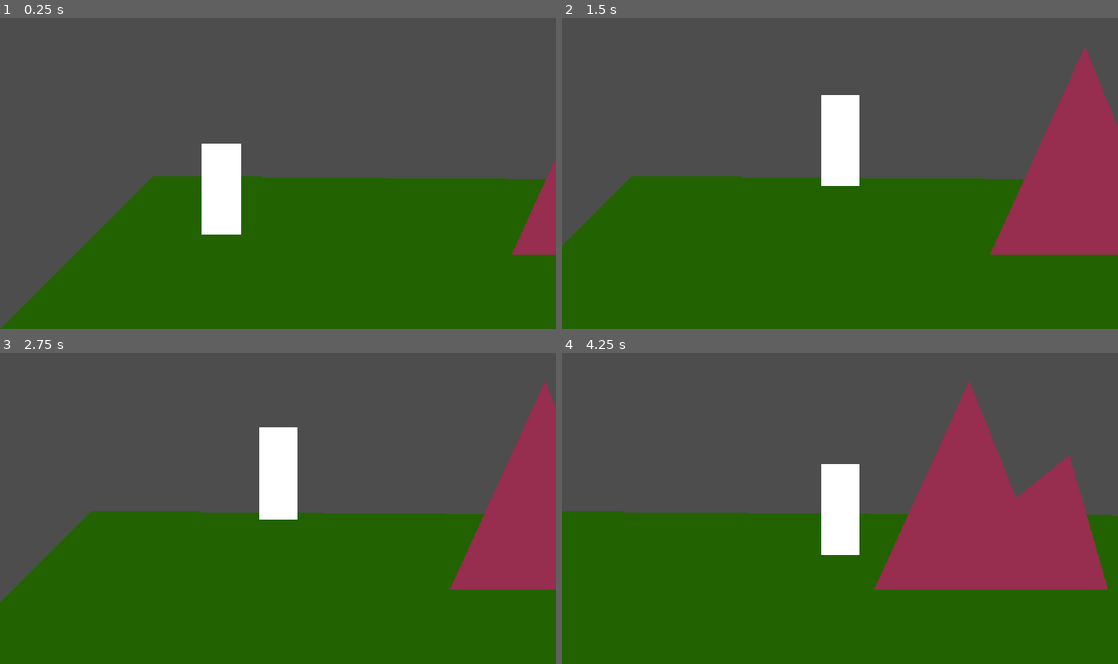
Above: before the commit, frames 1-4 (two rows, left to right).
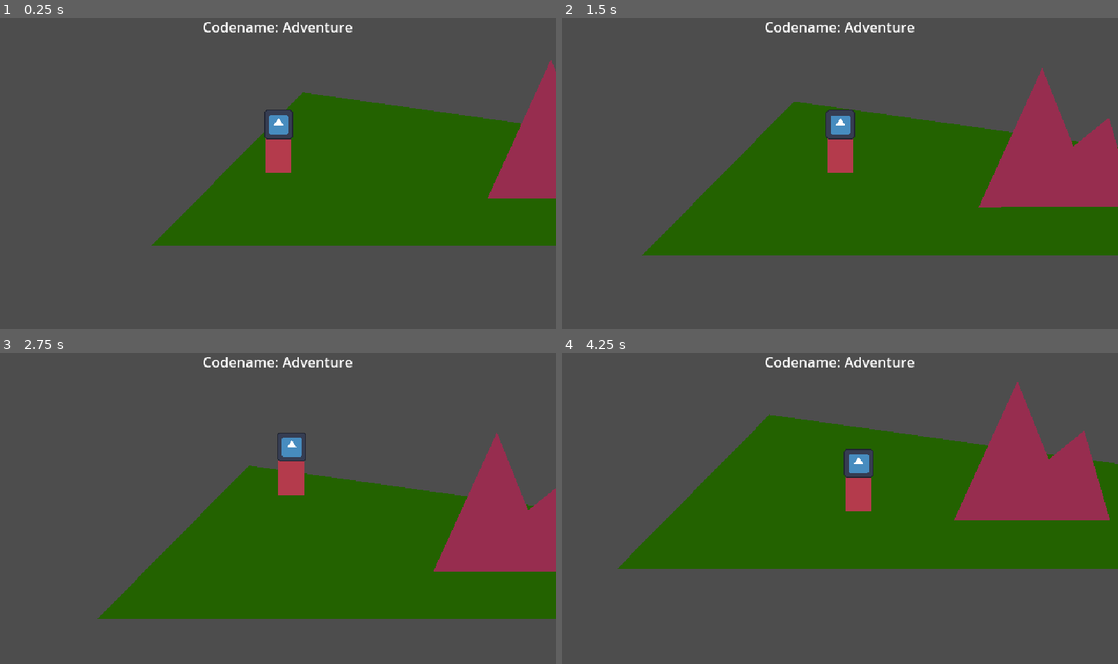
Above: after the commit, the same moments.

Repository: loyalj/gdAdventureGame
Game: Godot game, scene res://scenes/game.tscn
Two runs of this game, one before a commit and one after it. Both use one fixed random seed, a clock stepped at 60 frames per second and the inputs below. The engine's default icon, where the game draws it, is replaced by a stand-in: a white triangle on a blue panel in a dark square.
Inputs (mouse positions are in pixels of both pictures, inside the frame that each line leads up to):
- Up to frame 1 (0.25 s): no input
- Up to frame 2 (1.5 s): tap Enter at 0.5 s; move the mouse to (962, 157) at 0.52 s; press the mouse at (962, 157) at 0.53 s; move the mouse to (728, 189) at 1.27 s; release the mouse at (728, 189) at 1.28 s; click (728, 189) at 1.35 s
- Up to frame 3 (2.75 s): move the mouse to (333, 440) at 2.02 s; press the mouse at (333, 440) at 2.03 s
- Up to frame 4 (4.25 s): move the mouse to (812, 570) at 2.77 s; release the mouse at (812, 570) at 2.78 s; click (812, 570) at 2.85 s; move the mouse to (1006, 555) at 3.52 s; press the mouse at (1006, 555) at 3.53 s

The runs differ from the first frame. In frame 1, 44% of the frame differs, in the area x 0-100%, y 1-100%; in frame 2, 45%; in frame 3, 33%; in frame 4, 58%.

Commit message:
- Added level switching and portals to trigger switches - Added cross fade transition when swithcing levels - Re-organized the scene structures - Added signals between levels and the game

Diff:
--- /dev/null
+++ b/levels/level_1.gd
@@ -0,0 +1,9 @@
+extends Level
+
+
+func _ready():
+	$Level2Portal.connect("portal_entered", _on_portal_entered)
+
+
+func _on_portal_entered(targetLevelPath):
+	change_level.emit(targetLevelPath)
--- /dev/null
+++ b/levels/level_1.tscn
@@ -0,0 +1,45 @@
+[gd_scene load_steps=5 format=3 uid="uid://lmriysrn1vcr"]
+
+[ext_resource type="PackedScene" uid="uid://ddxf1sqq7l3xe" path="res://scenes/player.tscn" id="1_asugf"]
+[ext_resource type="Script" path="res://levels/level_1.gd" id="1_twrqo"]
+[ext_resource type="PackedScene" uid="uid://cnpcu7wpot5oi" path="res://scenes/level_portal.tscn" id="3_2gae2"]
+
+[sub_resource type="NavigationPolygon" id="NavigationPolygon_8uvju"]
+vertices = PackedVector2Array(3163, 883, 3232, 1022, 1841, 1015, 1464, 959, 1688, 914, 1836, 1028, 1884, 1066, 24, 1066, 945, 959, 1549, 806, 1441, 894, 443, 640, 974, 898)
+polygons = Array[PackedInt32Array]([PackedInt32Array(0, 1, 2, 3, 4), PackedInt32Array(3, 5, 6, 7, 8), PackedInt32Array(9, 4, 3, 10), PackedInt32Array(11, 9, 10, 12), PackedInt32Array(3, 2, 5), PackedInt32Array(8, 7, 11, 12)])
+outlines = Array[PackedVector2Array]([PackedVector2Array(1913, 1076, 1, 1077, 440, 630, 1554, 797), PackedVector2Array(1646, 905, 3169, 873, 3248, 1033, 1706, 1025), PackedVector2Array(980, 908, 961, 949, 1450, 949, 1434, 904)])
+source_geometry_group_name = &"navigation_polygon_source_group"
+
+[node name="Level 1" type="Node2D"]
+y_sort_enabled = true
+script = ExtResource("1_twrqo")
+levelName = "Level 1"
+
+[node name="Grass Art" type="Polygon2D" parent="."]
+position = Vector2(1, 3)
+color = Color(0.141176, 0.388235, 0, 1)
+polygon = PackedVector2Array(0, 1080, 1920, 1080, 1556, 795, 437, 637)
+
+[node name="Rocks Art" type="Polygon2D" parent="."]
+position = Vector2(1156, 945)
+color = Color(0.592157, 0.180392, 0.309804, 1)
+polygon = PackedVector2Array(-187, 0, 262, -1, 188, -259, 86, -176, -4, -401)
+
+[node name="Dirt Path Art" type="Polygon2D" parent="."]
+position = Vector2(-45, 71.9999)
+scale = Vector2(0.985775, 0.931174)
+color = Color(0.384314, 0.235294, 0.0745098, 1)
+polygon = PackedVector2Array(3325.3, 1024.51, 3252.26, 860.205, 1685.82, 906.391, 1818.71, 1011.63)
+
+[node name="NavigationRegion2D" type="NavigationRegion2D" parent="."]
+position = Vector2(-13, 5)
+navigation_polygon = SubResource("NavigationPolygon_8uvju")
+
+[node name="Player" parent="." instance=ExtResource("1_asugf")]
+position = Vector2(367, 872)
+
+[node name="Level2Portal" parent="." instance=ExtResource("3_2gae2")]
+position = Vector2(2996, 887)
+targetLevelPath = "res://levels/level_2.tscn"
+
+[editable path="Level2Portal"]
--- /dev/null
+++ b/levels/level_2.gd
@@ -0,0 +1,9 @@
+extends Level
+
+
+func _ready():
+	$Level1Portal.connect("portal_entered", _on_portal_entered)
+
+
+func _on_portal_entered(targetLevelPath):
+	change_level.emit(targetLevelPath)
--- /dev/null
+++ b/levels/level_2.tscn
@@ -0,0 +1,32 @@
+[gd_scene load_steps=5 format=3 uid="uid://du5ljiodbu3sv"]
+
+[ext_resource type="PackedScene" uid="uid://ddxf1sqq7l3xe" path="res://scenes/player.tscn" id="1_anur1"]
+[ext_resource type="Script" path="res://levels/level_2.gd" id="1_e3q5i"]
+[ext_resource type="PackedScene" uid="uid://cnpcu7wpot5oi" path="res://scenes/level_portal.tscn" id="3_tetbm"]
+
+[sub_resource type="NavigationPolygon" id="NavigationPolygon_4hi4b"]
+vertices = PackedVector2Array(3411, 1615, 976, 1833, 834, 1085, 2794, 1046)
+polygons = Array[PackedInt32Array]([PackedInt32Array(0, 1, 2, 3)])
+outlines = Array[PackedVector2Array]([PackedVector2Array(822, 1076, 2798, 1036, 3435, 1624, 968, 1844)])
+source_geometry_group_name = &"navigation_polygon_source_group"
+
+[node name="Level 2" type="Node2D"]
+y_sort_enabled = true
+script = ExtResource("1_e3q5i")
+levelName = "Level 2"
+
+[node name="Polygon2D" type="Polygon2D" parent="."]
+position = Vector2(-1098, -1226)
+color = Color(0.619608, 0.427451, 0.439216, 1)
+polygon = PackedVector2Array(818, 1074, 2793, 1033, 3451, 1628, 982, 1844)
+
+[node name="NavigationRegion2D" type="NavigationRegion2D" parent="."]
+position = Vector2(-1098, -1226)
+navigation_polygon = SubResource("NavigationPolygon_4hi4b")
+
+[node name="Level1Portal" parent="." instance=ExtResource("3_tetbm")]
+position = Vector2(-158, 160)
+targetLevelPath = "res://levels/level_1.tscn"
+
+[node name="Player" parent="." instance=ExtResource("1_anur1")]
+position = Vector2(68, 177)
--- /dev/null
+++ b/modules/scene_manager.gd
@@ -0,0 +1,115 @@
+extends Node
+
+signal start_scene_transition(transitionName)
+signal scene_switched(newScene)
+signal finish_scene_transition()
+
+var currentScene = null
+var nextScenePath = null
+var transitionMask = null
+var rootNode = null
+
+
+func _ready():
+	set_root_node(get_tree().root)
+
+
+
+func set_root_node(node):
+	rootNode = node
+	currentScene = rootNode.get_child(rootNode.get_child_count() - 1)
+
+
+# Switch the scene at the next best time, with no transition
+func switch_scene(newScenePath):
+	call_deferred("_deferred_switch_scene", newScenePath)
+
+
+# Switch the scene at the next best time, with no transition
+func _deferred_switch_scene(newScenePath):
+	# Free Up the running scene
+	currentScene.free()
+
+	# Load the scene we want to switch to
+	var newScene = load(newScenePath)
+	currentScene = newScene.instantiate()
+
+	# Add the new scene to the root
+	rootNode.add_child(currentScene)
+	rootNode.move_child(currentScene, rootNode.get_child_count() - 1)
+	scene_switched.emit(currentScene)
+
+
+# Switch the scene at the next best time, with a transition
+func transition_scene(newScenePath, transitionName):
+	call_deferred("_deferred_transition_scene", newScenePath, transitionName)
+
+
+# Switch the scene at the next best time, with a transition
+func _deferred_transition_scene(newScenePath, transitionName):
+	# Store the scene we want to transition to so we can use it again when the animation is complete
+	nextScenePath = newScenePath
+
+	# Setup everything for the selected transition
+	var transitionSceneToLoad = ""
+	var entryAnimationToPlay = ""
+
+	match transitionName:
+		"fade_in_out":
+			transitionSceneToLoad = "res://modules/scene_transitions/fade_mask.tscn"
+			entryAnimationToPlay = "fade_in"
+
+		"swipe_in_out_right":
+			transitionSceneToLoad = "res://modules/scene_transitions/swipe_mask.tscn"
+			entryAnimationToPlay = "swipe_in_right"
+
+		"shrink_out":
+			transitionSceneToLoad = "res://modules/scene_transitions/shrink_mask.tscn"
+			entryAnimationToPlay = "shrink_none"
+
+		_:
+			transitionName = "fade_in_out"
+			transitionSceneToLoad = "res://modules/scene_transitions/fade_mask.tscn"
+			entryAnimationToPlay = "fade_in"
+
+	#Load and play the selected Transition
+	transitionMask = load(transitionSceneToLoad)
+	transitionMask = transitionMask.instantiate()
+	get_tree().root.add_child(transitionMask)
+
+	# Pause the game while transitions are occuring
+	get_tree().paused = true
+
+	# Setup the animation complete signal catcher, then play the transition animation
+	transitionMask.animationPlayer.animation_finished.connect(_on_animation_finished)
+	transitionMask.animationPlayer.play(entryAnimationToPlay)
+
+	start_scene_transition.emit(transitionName)
+
+
+# Listen for the animation events of scene transitions and complete then scene swap
+func _on_animation_finished(animationName):
+
+	var entryAnimation = false
+	var exitAnimation = ""
+
+	match animationName:
+		"fade_in":
+			entryAnimation = true
+			exitAnimation = "fade_out"
+		"swipe_in_right":
+			entryAnimation = true
+			exitAnimation = "swipe_out_right"
+		"shrink_none":
+			entryAnimation = true
+			exitAnimation = "shrink_out"
+
+	#If it's an entry animation then trigger the scene switch and play the animation
+	#If it's an exit animation then just clean up the mask and unpause the game
+	if(entryAnimation):
+		switch_scene(nextScenePath)
+		transitionMask.animationPlayer.play(exitAnimation)
+	else:
+		transitionMask.queue_free()
+		get_tree().paused = false
+		finish_scene_transition.emit()
--- /dev/null
+++ b/modules/scene_transitions/fade_mask.gd
@@ -0,0 +1,4 @@
+extends CanvasLayer
+
+# Expose the animation player so the scene manager can use it
+@export var animationPlayer: AnimationPlayer
--- /dev/null
+++ b/modules/scene_transitions/fade_mask.tscn
@@ -0,0 +1,85 @@
+[gd_scene load_steps=6 format=3 uid="uid://dnjx3766eteho"]
+
+[ext_resource type="Script" path="res://modules/scene_transitions/fade_mask.gd" id="1_5ufxy"]
+
+[sub_resource type="Animation" id="Animation_ojxnn"]
+length = 0.001
+tracks/0/type = "value"
+tracks/0/imported = false
+tracks/0/enabled = true
+tracks/0/path = NodePath("Control/ColorRect:self_modulate")
+tracks/0/interp = 1
+tracks/0/loop_wrap = true
+tracks/0/keys = {
+"times": PackedFloat32Array(0),
+"transitions": PackedFloat32Array(1),
+"update": 0,
+"values": [Color(1, 1, 1, 0)]
+}
+
+[sub_resource type="Animation" id="Animation_lym4x"]
+resource_name = "fade_in"
+tracks/0/type = "value"
+tracks/0/imported = false
+tracks/0/enabled = true
+tracks/0/path = NodePath("Control/ColorRect:self_modulate")
+tracks/0/interp = 1
+tracks/0/loop_wrap = true
+tracks/0/keys = {
+"times": PackedFloat32Array(0, 1),
+"transitions": PackedFloat32Array(1.62451, 1.6245),
+"update": 0,
+"values": [Color(1, 1, 1, 0), Color(0, 0, 0, 1)]
+}
+
+[sub_resource type="Animation" id="Animation_syymo"]
+resource_name = "fade_out"
+tracks/0/type = "value"
+tracks/0/imported = false
+tracks/0/enabled = true
+tracks/0/path = NodePath("Control/ColorRect:self_modulate")
+tracks/0/interp = 1
+tracks/0/loop_wrap = true
+tracks/0/keys = {
+"times": PackedFloat32Array(0, 1),
+"transitions": PackedFloat32Array(0.68302, 0.659754),
+"update": 0,
+"values": [Color(0, 0, 0, 1), Color(1, 1, 1, 0)]
+}
+
+[sub_resource type="AnimationLibrary" id="AnimationLibrary_rh3yw"]
+_data = {
+"RESET": SubResource("Animation_ojxnn"),
+"fade_in": SubResource("Animation_lym4x"),
+"fade_out": SubResource("Animation_syymo")
+}
+
+[node name="FadeMask" type="CanvasLayer" node_paths=PackedStringArray("animationPlayer")]
+process_mode = 3
+script = ExtResource("1_5ufxy")
+animationPlayer = NodePath("Control/AnimationPlayer")
+
+[node name="Control" type="Control" parent="."]
+layout_mode = 3
+anchors_preset = 15
+anchor_right = 1.0
+anchor_bottom = 1.0
+grow_horizontal = 2
+grow_vertical = 2
+
+[node name="AnimationPlayer" type="AnimationPlayer" parent="Control"]
+root_node = NodePath("../..")
+libraries = {
+"": SubResource("AnimationLibrary_rh3yw")
+}
+
+[node name="ColorRect" type="ColorRect" parent="Control"]
+self_modulate = Color(1, 1, 1, 0)
+layout_mode = 1
+anchors_preset = 15
+anchor_right = 1.0
+anchor_bottom = 1.0
+grow_horizontal = 2
+grow_vertical = 2
+mouse_filter = 2
+color = Color(0, 0, 0, 1)
--- /dev/null
+++ b/modules/scene_transitions/shrink_mask.gd
@@ -0,0 +1,10 @@
+extends CanvasLayer
+
+@export var textureRect:TextureRect
+
+# Expose the animation player so the scene manager can use it
+@export var animationPlayer: AnimationPlayer
+
+# Called when the node enters the scene tree for the first time.
+func _ready():
+	textureRect.texture = ImageTexture.create_from_image(get_viewport().get_texture().get_image())
--- /dev/null
+++ b/modules/scene_transitions/shrink_mask.tscn
@@ -0,0 +1,63 @@
+[gd_scene load_steps=6 format=3 uid="uid://3rxv1k5kpbmq"]
+
+[ext_resource type="Script" path="res://modules/scene_transitions/shrink_mask.gd" id="1_ev5oo"]
+
+[sub_resource type="Animation" id="Animation_6ilc1"]
+length = 0.001
+tracks/0/type = "value"
+tracks/0/imported = false
+tracks/0/enabled = true
+tracks/0/path = NodePath("TextureRect:scale")
+tracks/0/interp = 1
+tracks/0/loop_wrap = true
+tracks/0/keys = {
+"times": PackedFloat32Array(0),
+"transitions": PackedFloat32Array(1),
+"update": 0,
+"values": [Vector2(1, 1)]
+}
+
+[sub_resource type="Animation" id="Animation_hvs1o"]
+resource_name = "none"
+length = 0.001
+
+[sub_resource type="Animation" id="Animation_r60el"]
+resource_name = "shrink_down"
+tracks/0/type = "value"
+tracks/0/imported = false
+tracks/0/enabled = true
+tracks/0/path = NodePath("TextureRect:scale")
+tracks/0/interp = 1
+tracks/0/loop_wrap = true
+tracks/0/keys = {
+"times": PackedFloat32Array(0, 1),
+"transitions": PackedFloat32Array(1.86607, 1),
+"update": 0,
+"values": [Vector2(1, 1), Vector2(1e-05, 1e-05)]
+}
+
+[sub_resource type="AnimationLibrary" id="AnimationLibrary_h7ltt"]
+_data = {
+"RESET": SubResource("Animation_6ilc1"),
+"shrink_none": SubResource("Animation_hvs1o"),
+"shrink_out": SubResource("Animation_r60el")
+}
+
+[node name="IrisMask" type="CanvasLayer" node_paths=PackedStringArray("textureRect", "animationPlayer")]
+process_mode = 3
+script = ExtResource("1_ev5oo")
+textureRect = NodePath("TextureRect")
+animationPlayer = NodePath("AnimationPlayer")
+
+[node name="TextureRect" type="TextureRect" parent="."]
+anchors_preset = 15
+anchor_right = 1.0
+anchor_bottom = 1.0
+grow_horizontal = 2
+grow_vertical = 2
+pivot_offset = Vector2(320, 180)
+
+[node name="AnimationPlayer" type="AnimationPlayer" parent="."]
+libraries = {
+"": SubResource("AnimationLibrary_h7ltt")
+}
--- /dev/null
+++ b/modules/scene_transitions/swipe_mask.gd
@@ -0,0 +1,4 @@
+extends CanvasLayer
+
+# Expose the animation player so the scene manager can use it
+@export var animationPlayer: AnimationPlayer
--- /dev/null
+++ b/modules/scene_transitions/swipe_mask.tscn
@@ -0,0 +1,75 @@
+[gd_scene load_steps=6 format=3 uid="uid://bpcgcddbayvxc"]
+
+[ext_resource type="Script" path="res://modules/scene_transitions/swipe_mask.gd" id="1_bplkm"]
+
+[sub_resource type="Animation" id="Animation_ihce1"]
+length = 0.001
+tracks/0/type = "value"
+tracks/0/imported = false
+tracks/0/enabled = true
+tracks/0/path = NodePath("ColorRect:size")
+tracks/0/interp = 1
+tracks/0/loop_wrap = true
+tracks/0/keys = {
+"times": PackedFloat32Array(0),
+"transitions": PackedFloat32Array(1),
+"update": 0,
+"values": [Vector2(0, 648)]
+}
+
+[sub_resource type="Animation" id="Animation_6po41"]
+resource_name = "swipe_in_right"
+tracks/0/type = "value"
+tracks/0/imported = false
+tracks/0/enabled = true
+tracks/0/path = NodePath("ColorRect:size")
+tracks/0/interp = 1
+tracks/0/loop_wrap = true
+tracks/0/keys = {
+"times": PackedFloat32Array(0, 1),
+"transitions": PackedFloat32Array(0.25, 1.3195),
+"update": 0,
+"values": [Vector2(0, 360), Vector2(640, 360)]
+}
+
+[sub_resource type="Animation" id="Animation_ffsoe"]
+resource_name = "swipe_out_right"
+tracks/0/type = "value"
+tracks/0/imported = false
+tracks/0/enabled = true
+tracks/0/path = NodePath("ColorRect:size")
+tracks/0/interp = 1
+tracks/0/loop_wrap = true
+tracks/0/keys = {
+"times": PackedFloat32Array(0, 1),
+"transitions": PackedFloat32Array(0.25, 1.36604),
+"update": 0,
+"values": [Vector2(640, 360), Vector2(0, 360)]
+}
+
+[sub_resource type="AnimationLibrary" id="AnimationLibrary_ppmfd"]
+_data = {
+"RESET": SubResource("Animation_ihce1"),
+"swipe_in_right": SubResource("Animation_6po41"),
+"swipe_out_right": SubResource("Animation_ffsoe")
+}
+
+[node name="SwipeMask" type="CanvasLayer" node_paths=PackedStringArray("animationPlayer")]
+process_mode = 3
+script = ExtResource("1_bplkm")
+animationPlayer = NodePath("AnimationPlayer")
+
+[node name="ColorRect" type="ColorRect" parent="."]
+anchors_preset = 15
+anchor_right = 1.0
+anchor_bottom = 1.0
+offset_right = -640.0
+offset_bottom = 288.0
+grow_horizontal = 2
+grow_vertical = 2
+color = Color(0, 0, 0, 1)
+
+[node name="AnimationPlayer" type="AnimationPlayer" parent="."]
+libraries = {
+"": SubResource("AnimationLibrary_ppmfd")
+}
--- a/project.godot
+++ b/project.godot
@@ -15,15 +15,26 @@
 config/features=PackedStringArray("4.2", "GL Compatibility")
 config/icon="res://icon.svg"
 
+[autoload]
+
+SceneManager="*res://modules/scene_manager.gd"
+
 [display]
 
 window/size/viewport_width=640
 window/size/viewport_height=360
 window/size/resizable=false
+window/size/always_on_top=true
 window/size/window_width_override=1920
 window/size/window_height_override=1080
 window/stretch/mode="viewport"
 window/stretch/scale_mode="integer"
+
+[editor]
+
+movie_writer/mjpeg_quality=1.0
+movie_writer/movie_file="D:/Godot/Projects/Adventure Game/movies/adventure_game.avi"
+movie_writer/fps=30
 
 [input]
 
@@ -35,5 +46,6 @@
 
 [rendering]
 
+textures/canvas_textures/default_texture_filter=0
 renderer/rendering_method="gl_compatibility"
 renderer/rendering_method.mobile="gl_compatibility"
--- a/scenes/game.tscn
+++ b/scenes/game.tscn
@@ -1,59 +1,50 @@
 [gd_scene load_steps=4 format=3 uid="uid://cvtnrlmkdmvfp"]
 
-[ext_resource type="PackedScene" uid="uid://ddxf1sqq7l3xe" path="res://scenes/player.tscn" id="1_7niib"]
+[ext_resource type="PackedScene" uid="uid://lmriysrn1vcr" path="res://levels/level_1.tscn" id="2_jtw8g"]
+[ext_resource type="PackedScene" uid="uid://wg676fvle788" path="res://scenes/game_ui.tscn" id="2_v6yvo"]
 
 [sub_resource type="GDScript" id="GDScript_1jo5h"]
 script/source = "extends Node2D
 
+@export var gameUI:Control
+@export var currentLevel:Level
 
 
-func _input(event):
-	pass
-	#if event.is_action_pressed(\"lmb_click\"):
-		#print_debug(event.position)
+func _ready():
+	# Sets up the parent node for the scene manager to add/remove levels under
+	SceneManager.set_root_node(self)
+	connect_level_signals()
+	SceneManager.connect(\"scene_switched\", _on_level_change)
 
-func _process(delta):
-	pass
-		#if Input.is_action_just_pressed(\"lmb_click\"):
-			#print_debug(get_viewport().get_visible_rect().size)
+
+func _on_change_level(newLevelPath):
+	disconnect_level_signals()
+	SceneManager.transition_scene(newLevelPath, \"fade_in_out\")
+
+
+func _on_level_change(newLevel):
+	currentLevel = newLevel
+	connect_level_signals()
+
+
+func connect_level_signals():
+	currentLevel.connect(\"change_level\", _on_change_level)
+
+
+func disconnect_level_signals():
+	currentLevel.disconnect(\"change_level\", _on_change_level)
 "
 
-[sub_resource type="NavigationPolygon" id="NavigationPolygon_8uvju"]
-vertices = PackedVector2Array(3163, 883, 3232, 1022, 1841, 1015, 1464, 959, 1688, 914, 1836, 1028, 1884, 1066, 25, 1066, 945, 959, 1550, 806, 1441, 894, 295, 798, 974, 898)
-polygons = Array[PackedInt32Array]([PackedInt32Array(0, 1, 2, 3, 4), PackedInt32Array(3, 5, 6, 7, 8), PackedInt32Array(9, 4, 3, 10), PackedInt32Array(11, 9, 10, 12), PackedInt32Array(11, 12, 8, 7), PackedInt32Array(3, 2, 5)])
-outlines = Array[PackedVector2Array]([PackedVector2Array(1913, 1076, 1, 1077, 292, 788, 1554, 797), PackedVector2Array(1646, 905, 3169, 873, 3248, 1033, 1706, 1025), PackedVector2Array(980, 908, 961, 949, 1450, 949, 1434, 904)])
-source_geometry_group_name = &"navigation_polygon_source_group"
-
-[node name="Game" type="Node2D"]
+[node name="Game" type="Node2D" node_paths=PackedStringArray("gameUI", "currentLevel")]
+process_mode = 3
 y_sort_enabled = true
 script = SubResource("GDScript_1jo5h")
+gameUI = NodePath("UI/Game UI")
+currentLevel = NodePath("Level 1")
 
-[node name="Grass" type="Polygon2D" parent="."]
-color = Color(0.141176, 0.388235, 0, 1)
-polygon = PackedVector2Array(0, 1080, 1920, 1080, 1556, 795, 293, 786)
+[node name="UI" type="CanvasLayer" parent="."]
 
-[node name="Rocks Art" type="Polygon2D" parent="."]
-position = Vector2(1168, 937)
-color = Color(0.592157, 0.180392, 0.309804, 1)
-polygon = PackedVector2Array(-187, 0, 262, -1, 188, -259, 86, -176, -4, -401)
+[node name="Game UI" parent="UI" instance=ExtResource("2_v6yvo")]
 
-[node name="Polygon2D" type="Polygon2D" parent="."]
-position = Vector2(32.1621, 71.9919)
-scale = Vector2(0.985775, 0.931174)
-color = Color(0.384314, 0.235294, 0.0745098, 1)
-polygon = PackedVector2Array(3240.94, 1015.93, 3178.04, 869.878, 1685.82, 906.391, 1818.71, 1011.63)
-
-[node name="Player" parent="." instance=ExtResource("1_7niib")]
-y_sort_enabled = false
-position = Vector2(424, 899)
-motion_mode = 1
-speed = 500
-
-[node name="Camera2D" type="Camera2D" parent="Player"]
-zoom = Vector2(0.6, 0.6)
-limit_left = 0
-limit_bottom = 1080
-editor_draw_limits = true
-
-[node name="NavigationRegion2D" type="NavigationRegion2D" parent="."]
-navigation_polygon = SubResource("NavigationPolygon_8uvju")
+[node name="Level 1" parent="." instance=ExtResource("2_jtw8g")]
+process_mode = 1
--- /dev/null
+++ b/scenes/game_ui.tscn
@@ -0,0 +1,23 @@
+[gd_scene load_steps=2 format=3 uid="uid://wg676fvle788"]
+
+[ext_resource type="Script" path="res://scripts/game_ui.gd" id="1_yb85h"]
+
+[node name="Game UI" type="Control"]
+layout_mode = 3
+anchors_preset = 15
+anchor_right = 1.0
+anchor_bottom = 1.0
+grow_horizontal = 2
+grow_vertical = 2
+mouse_filter = 1
+script = ExtResource("1_yb85h")
+
+[node name="Label" type="Label" parent="."]
+layout_mode = 1
+anchors_preset = 10
+anchor_right = 1.0
+offset_bottom = 23.0
+grow_horizontal = 2
+text = "Codename: Adventure
+"
+horizontal_alignment = 1
--- /dev/null
+++ b/scenes/level_portal.tscn
@@ -0,0 +1,19 @@
+[gd_scene load_steps=3 format=3 uid="uid://cnpcu7wpot5oi"]
+
+[ext_resource type="Script" path="res://scripts/level_portal.gd" id="1_shov2"]
+
+[sub_resource type="RectangleShape2D" id="RectangleShape2D_8w7ri"]
+size = Vector2(141, 218)
+
+[node name="LevelPortal" type="Area2D"]
+script = ExtResource("1_shov2")
+
+[node name="CollisionShape2D" type="CollisionShape2D" parent="."]
+position = Vector2(41.5, -71)
+shape = SubResource("RectangleShape2D_8w7ri")
+
+[node name="Polygon2D" type="Polygon2D" parent="."]
+color = Color(0.0745098, 0.0705882, 0.0431373, 1)
+polygon = PackedVector2Array(-30, -183, 114, -182, 113, 37, -31, 38)
+
+[connection signal="body_entered" from="." to="." method="_on_body_entered"]
--- a/scenes/player.tscn
+++ b/scenes/player.tscn
@@ -1,13 +1,16 @@
-[gd_scene load_steps=3 format=3 uid="uid://ddxf1sqq7l3xe"]
+[gd_scene load_steps=4 format=3 uid="uid://ddxf1sqq7l3xe"]
 
 [ext_resource type="Script" path="res://scripts/player.gd" id="1_c3vfo"]
+[ext_resource type="Texture2D" uid="uid://b4xqxs2obubqx" path="res://icon.svg" id="2_om5d6"]
 
 [sub_resource type="RectangleShape2D" id="RectangleShape2D_23id4"]
-size = Vector2(74, 176)
+size = Vector2(74, 73)
 
-[node name="Player" type="CharacterBody2D"]
-y_sort_enabled = true
+[node name="Player" type="CharacterBody2D" node_paths=PackedStringArray("nav", "cam")]
+process_mode = 1
 script = ExtResource("1_c3vfo")
+nav = NodePath("NavigationAgent2D")
+cam = NodePath("Camera2D")
 
 [node name="ColorRect" type="ColorRect" parent="."]
 anchors_preset = 7
@@ -20,9 +23,10 @@
 offset_right = 37.0
 grow_horizontal = 2
 grow_vertical = 0
+color = Color(0.705882, 0.231373, 0.298039, 1)
 
 [node name="CollisionShape2D" type="CollisionShape2D" parent="."]
-position = Vector2(0, -88)
+position = Vector2(0, -36.5)
 shape = SubResource("RectangleShape2D_23id4")
 
 [node name="NavigationAgent2D" type="NavigationAgent2D" parent="."]
@@ -30,3 +34,13 @@
 debug_path_custom_color = Color(1, 1, 1, 0.388235)
 debug_path_custom_point_size = 0.0
 debug_path_custom_line_width = 5.0
+
+[node name="Camera2D" type="Camera2D" parent="."]
+zoom = Vector2(0.4, 0.4)
+position_smoothing_enabled = true
+editor_draw_screen = false
+
+[node name="Icon" type="Sprite2D" parent="."]
+position = Vector2(1, -140)
+scale = Vector2(0.65625, 0.65625)
+texture = ExtResource("2_om5d6")
--- /dev/null
+++ b/scripts/game_ui.gd
@@ -0,0 +1 @@
+extends Control
--- /dev/null
+++ b/scripts/level.gd
@@ -0,0 +1,6 @@
+class_name Level
+extends Node2D
+
+signal change_level(newLevelPath)
+
+@export var levelName:String
--- /dev/null
+++ b/scripts/level_portal.gd
@@ -0,0 +1,10 @@
+class_name LevelPortal
+extends Area2D
+
+signal portal_entered(targetLevelPath)
+
+@export var targetLevelPath:String
+
+
+func _on_body_entered(body):
+	portal_entered.emit(targetLevelPath)
--- a/scripts/player.gd
+++ b/scripts/player.gd
@@ -1,25 +1,31 @@
 extends CharacterBody2D
 
 var moveTarget = null
-var windowDimensions
 
 @export var speed = 300
-@export var heightCurve : Curve
 
-@onready var nav: NavigationAgent2D = $NavigationAgent2D
-@onready var cam: Camera2D = $Camera2D
+@export var nav: NavigationAgent2D
+@export var cam: Camera2D
 
 func _ready():
 	moveTarget = global_position
-	windowDimensions = get_viewport_rect()
 
-func _input(event):
+
+func _unhandled_input(event):
 	if event.is_action_pressed("lmb_click"):
 		moveTarget = cam.get_global_mouse_position()
 		nav.target_position = moveTarget
 
-func _process(delta):
+
+func _process(_delta):
 	velocity = global_position.direction_to(nav.get_next_path_position()) * speed
 
 	if global_position.distance_to(nav.get_next_path_position()) > 10:
 		move_and_slide()
+
+
+# Move the player and camera instantaneously without smooth panning
+func set_player_position(new_position):
+	global_position = new_position
+	cam.global_position = new_position
+	cam.reset_smoothing()
